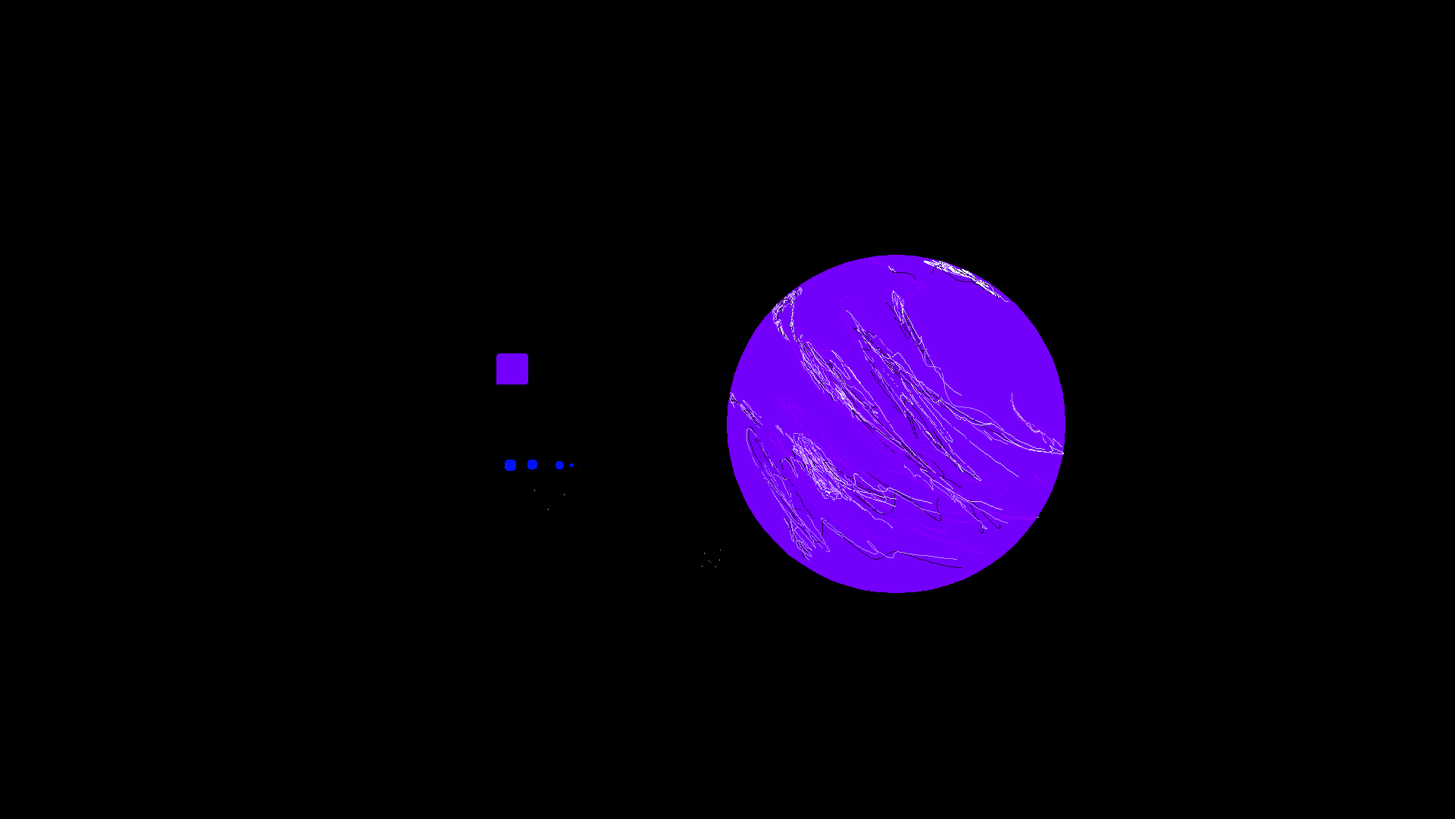
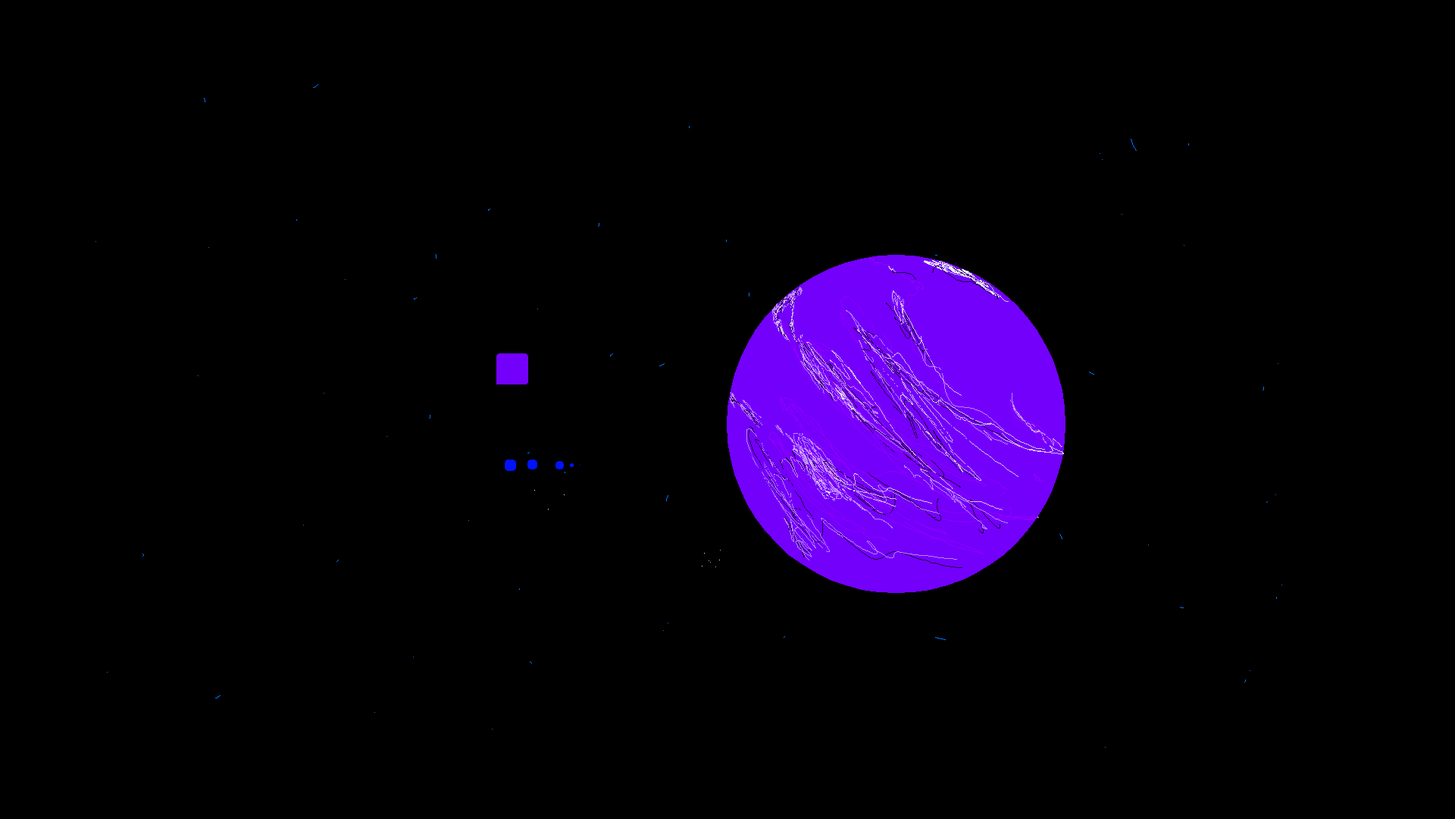
Before/after of a w=1455, h=819 layered artwork. What changed in the layer stack:
painted on "Blue Stars" over [488, 125, 1283, 671]
added layer "Paint Layer 1" above "Space" over [95, 84, 1283, 748]
painted on "Space" over [95, 84, 1283, 748]
